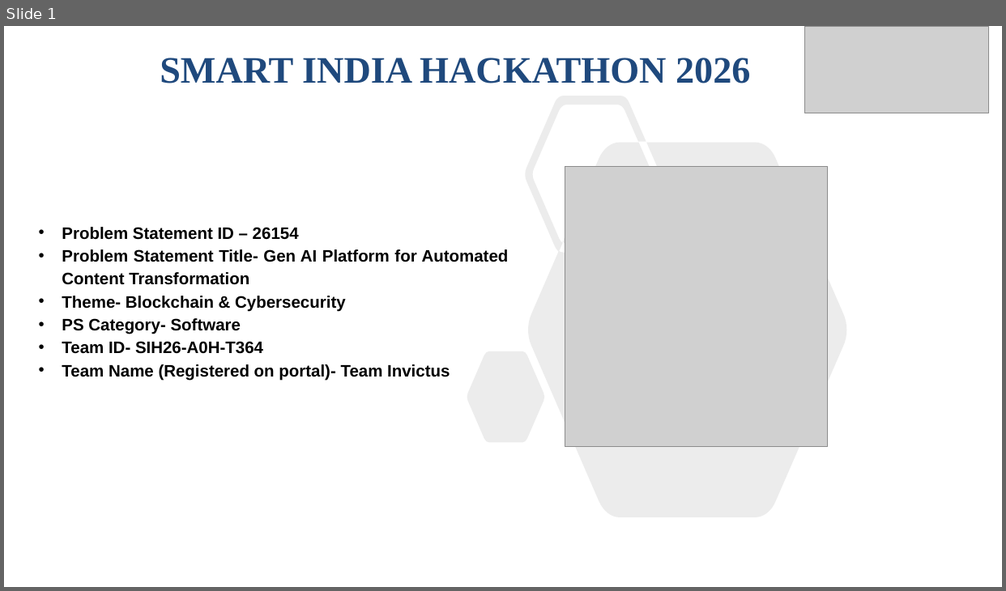
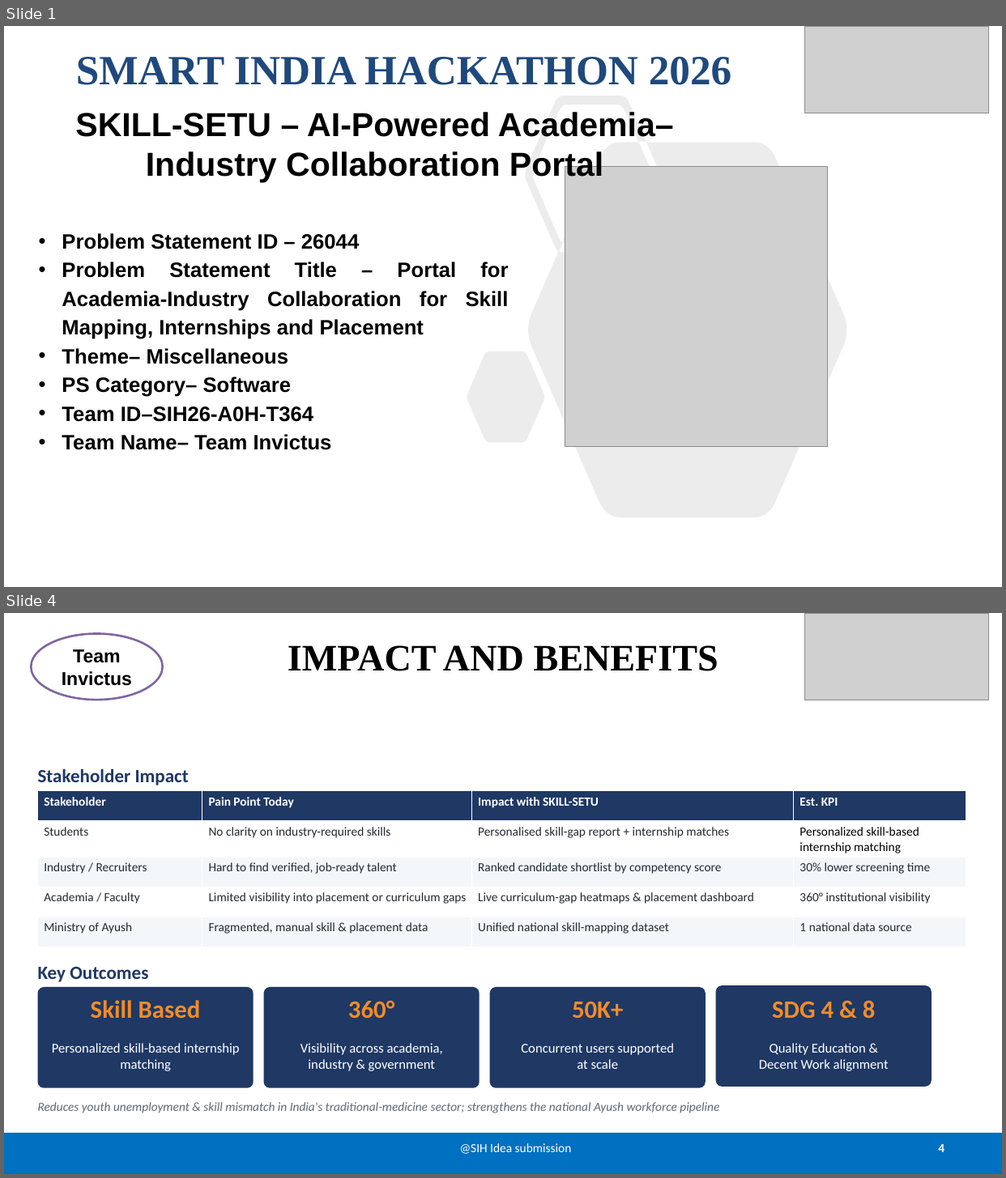
Before and after one commit to NehaD-2896/SIH26-A0H-T364, a slide deck: share/SIH26-A0H-T364_Presentation.pptx. Shown one above the other, each under a label of ours: slide 1 before the commit, slides 1 and 4 after it; the slides between them are not shown. The pictures are 1006x591 and 1006x1178 pixels, drawn with LibreOffice and Linux fonts; fonts in the diff are those of the drawing; grey boxes stand for pictures. Boxes give left, top, right and bottom in pixels: in the first picture for what was removed or moved away, otherwise in the second. Text is boxed around its words. In the diff, an @@ line names an element or a change of style, - is before the commit and + after.

```diff
--- a/share/SIH26-A0H-T364_Presentation.pptx
+++ b/share/SIH26-A0H-T364_Presentation.pptx
@@ slide 4 added at bbox=[4, 613, 1002, 1174], background #FFFFFF @@
@@ ellipse added at bbox=[31, 634, 163, 700], fill #FFFFFF, outline #8064A2 2 pt, 18 pt, text #000000, bold @@
+Team Invictus
@@ picture added at bbox=[805, 613, 989, 700] @@
@@ title added at bbox=[288, 645, 718, 671], 36 pt, text #000000, bold @@
+IMPACT AND BENEFITS
@@ text added at bbox=[38, 769, 189, 786], 18 pt, text #1F3864, bold @@
+Stakeholder Impact
@@ table added at bbox=[38, 791, 966, 947], 5 rows, 4 columns @@
+Stakeholder | Pain Point Today | Impact with SKILL-SETU | Est. KPI
+Students | No clarity on industry-required skills | Personalised skill-gap report + internship matches | Personalized skill-based internship matching
+Industry / Recruiters | Hard to find verified, job-ready talent | Ranked candidate shortlist by competency score | 30% lower screening time
+Academia / Faculty | Limited visibility into placement or curriculum gaps | Live curriculum-gap heatmaps & placement dashboard | 360° institutional visibility
+Ministry of Ayush | Fragmented, manual skill & placement data | Unified national skill-mapping dataset | 1 national data source
@@ text added at bbox=[38, 967, 148, 982], 18 pt, text #1F3864, bold @@
+Key Outcomes
@@ rounded rectangle added at bbox=[38, 987, 253, 1088], fill #1F3864 @@
@@ text added at bbox=[91, 1000, 201, 1019], 24 pt, text #F28C28, bold @@
+Skill Based
@@ rounded rectangle added at bbox=[264, 987, 479, 1088], fill #1F3864 @@
@@ text added at bbox=[348, 1000, 394, 1019], 24 pt, text #F28C28, bold @@
+360°
@@ rounded rectangle added at bbox=[490, 987, 705, 1088], fill #1F3864 @@
@@ rounded rectangle added at bbox=[716, 986, 931, 1087], fill #1F3864 @@
@@ text added at bbox=[772, 1000, 876, 1019], 24 pt, text #F28C28, bold @@
+SDG 4 & 8
@@ text added at bbox=[572, 1002, 623, 1018], 24 pt, text #F28C28, bold @@
+50K+
@@ text added at bbox=[52, 1043, 240, 1071], 13 pt, text #FFFFFF @@
+Personalized skill-based internship matching
@@ text added at bbox=[300, 1043, 443, 1071], 13 pt, text #FFFFFF @@
+Visibility across academia,
+industry & government
@@ text added at bbox=[521, 1043, 674, 1069], 13 pt, text #FFFFFF @@
+Concurrent users supported
+at scale
@@ text added at bbox=[759, 1043, 889, 1071], 13 pt, text #FFFFFF @@
+Quality Education &
+Decent Work alignment
@@ text added at bbox=[38, 1102, 719, 1114], 12 pt, text #5B6B78, italic @@
+Reduces youth unemployment & skill mismatch in India's traditional-medicine sector; strengthens the national Ayush workforce pipeline
@@ rectangle added at bbox=[4, 1133, 1002, 1174], fill #0070C0 @@
@@ text added at bbox=[460, 1144, 572, 1154], 12 pt, text #FFFFFF @@
+@SIH Idea submission
@@ page number added at bbox=[938, 1144, 944, 1152], 12 pt, text #FFFFFF, bold @@
+4
@@ slide 1 changed as well @@
@@ title "SMART INDIA HACKATHON 2026": place and size @@
-title "SMART INDIA HACKATHON 2026" at bbox=[160, 58, 750, 84]
+title "SMART INDIA HACKATHON 2026" at bbox=[76, 57, 732, 85]
@@ title "SMART INDIA HACKATHON 2026" at bbox=[76, 57, 732, 85]: size 36 to 40 pt @@
@@ subtitle added at bbox=[75, 112, 674, 182], 32 pt, text #000000, bold @@
+SKILL-SETU – AI-Powered Academia–Industry Collaboration Portal
@@ text at bbox=[62, 233, 509, 450]: text changed; size 16 to 20 pt @@
-• Problem Statement ID – 26154
-• Problem Statement Title- Gen AI Platform for Automated Content Transformation
-• Theme- Blockchain & Cybersecurity
-• PS Category- Software
-• Team ID- SIH26-A0H-T364
-• Team Name (Registered on portal)- Team Invictus
+• Problem Statement ID – 26044
+• Problem Statement Title – Portal for Academia-Industry Collaboration for Skill Mapping, Internships and Placement
+• Theme– Miscellaneous
+• PS Category– Software
+• Team ID–SIH26-A0H-T364
+• Team Name– Team Invictus
```
Also in this commit, not shown: 1 other slide changed, 3 other slides added, 4 slides removed.
